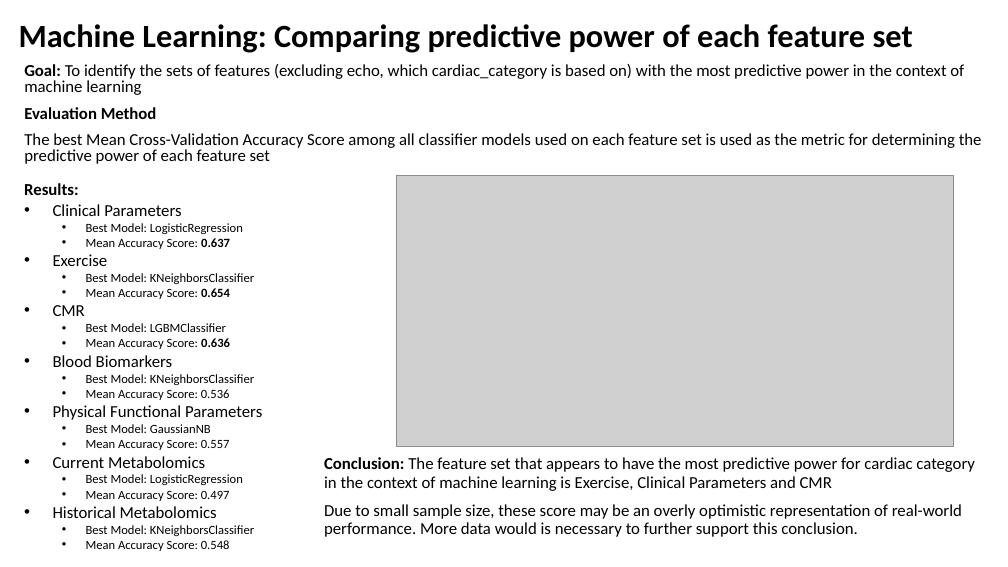
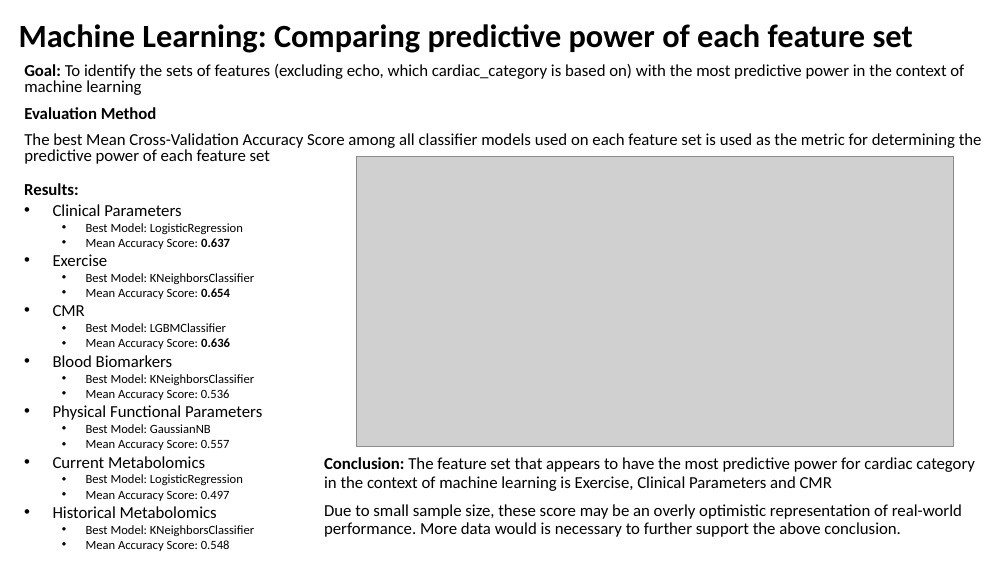
Before and after one commit to kelliesyhh/UROP-CardiacCategoryClassification, a slide deck: slide 9 of Bryan/Slides/Predicting Cardiac Category using Biomedical Data and ML.pptx. Drawn at 1008x567 pixels with LibreOffice and Linux fonts; fonts in the diff are those of the drawing; grey boxes stand for pictures. Boxes give left, top, right and bottom in pixels: in the first picture for what was removed or moved away, otherwise in the second. Text is boxed around its words. In the diff, an @@ line names an element or a change of style, - is before the commit and + after.

Commit message:
Edited slides

```diff
--- a/Bryan/Slides/Predicting Cardiac Category using Biomedical Data and ML.pptx
+++ b/Bryan/Slides/Predicting Cardiac Category using Biomedical Data and ML.pptx
@@ picture: place and size @@
-picture at (396, 175, 954, 447)
+picture at (357, 157, 954, 447)
@@ text at (324, 504, 962, 537): text changed @@
-Due to small sample size, these score may be an overly optimistic representation of real-world performance. More data would is necessary to further support this conclusion.
+Due to small sample size, these score may be an overly optimistic representation of real-world performance. More data would is necessary to further support the above conclusion.
```
Also in this commit, not shown: 4 other slides changed.
